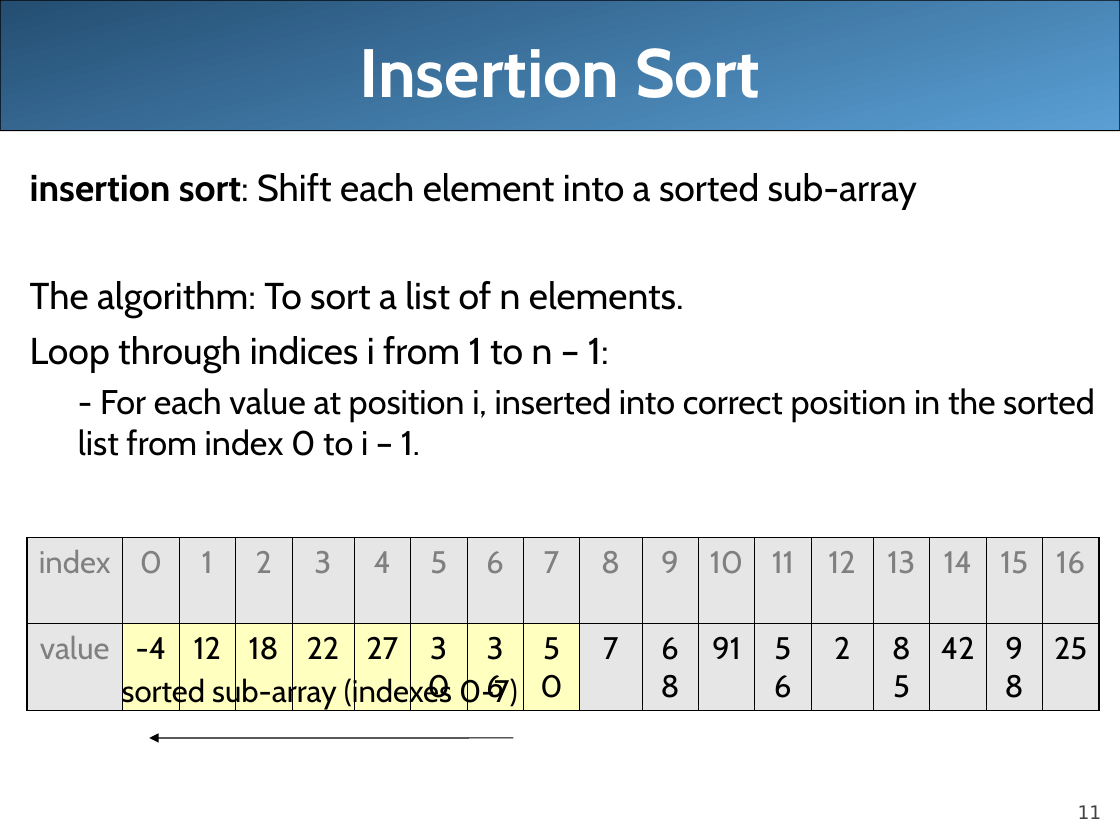
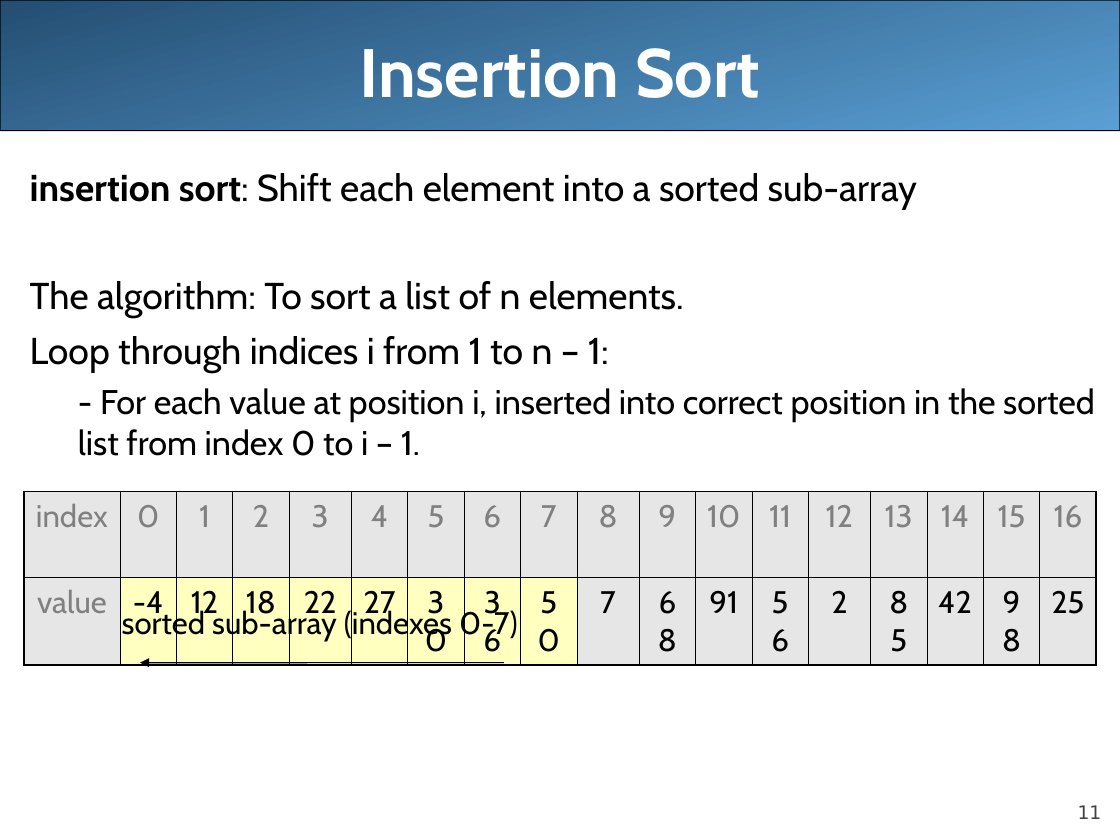
Before and after one commit to LongBaoNguyen/longbaonguyen.github.io, a slide deck: slide 11 of courses/apcsa/lecture19.ppt. Drawn at 1120x840 pixels with LibreOffice and Linux fonts; fonts in the diff are those of the drawing. Boxes give left, top, right and bottom in pixels: in the first picture for what was removed or moved away, otherwise in the second. Text is boxed around its words. In the diff, an @@ line names an element or a change of style, - is before the commit and + after.

```diff
--- a/courses/apcsa/lecture19.ppt
+++ b/courses/apcsa/lecture19.ppt
@@ table: place and size @@
-table at (27, 538, 1095, 713)
+table at (24, 492, 1092, 624)
@@ text "sorted sub-array (indexes 0-7)" rewrapped from (122, 637, 619, 709) to (122, 607, 518, 641) @@
@@ arrow moved from (513, 738) - (149, 738) to (504, 663) - (140, 663) @@
```
Also in this commit, not shown: 1 other slide changed, 1 slide added, 1 slide removed, 4 other files.
